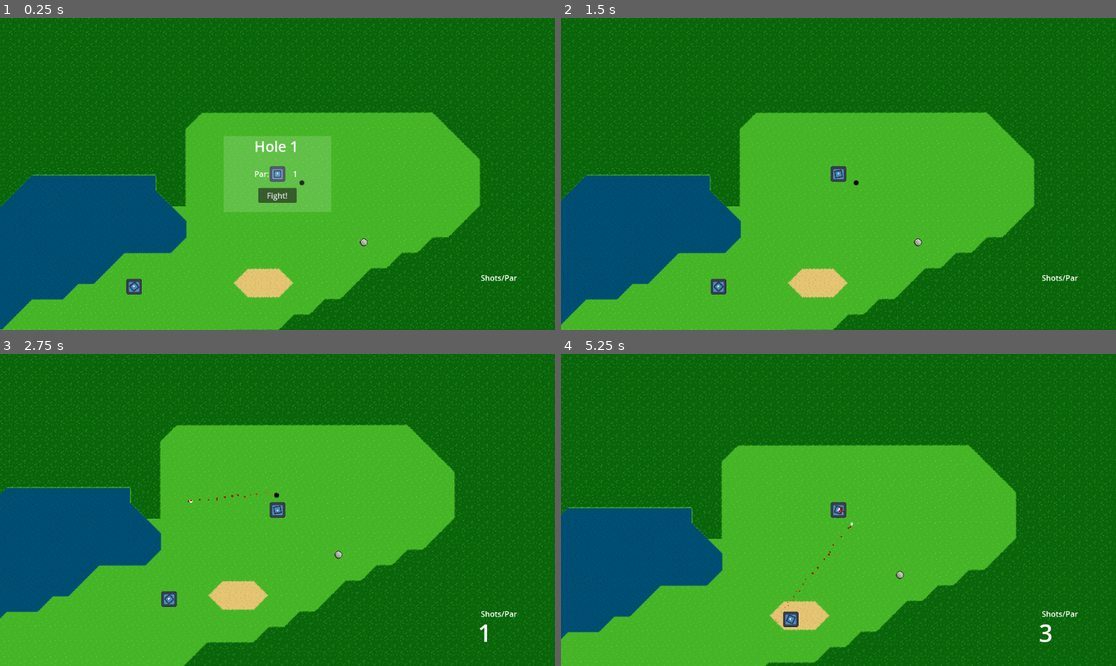
Above: before the commit, frames 1-4 (two rows, left to right).
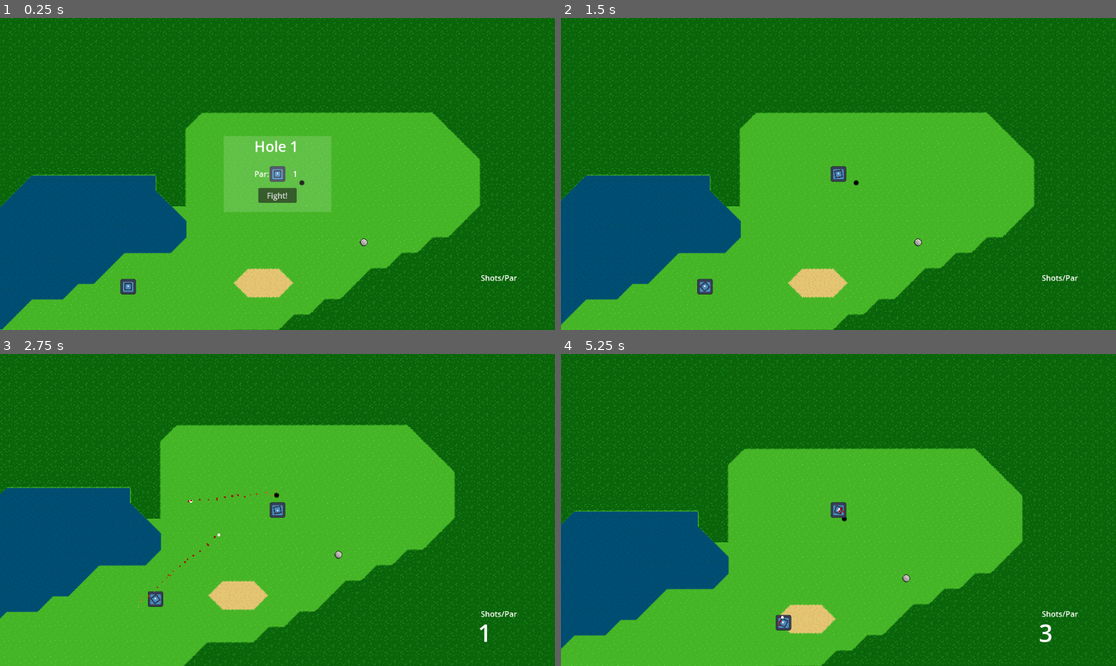
Above: after the commit, the same moments.

Repository: Sabertooth-Software/Bunker-Buster
Game: Godot game, scene res://Scenes/Levels/Hole 1.tscn
Two runs of this game, one before a commit and one after it. Both use one fixed random seed, a clock stepped at 60 frames per second and the inputs below. The engine's default icon, where the game draws it, is replaced by a stand-in: a white triangle on a blue panel in a dark square.
Inputs (mouse positions are in pixels of both pictures, inside the frame that each line leads up to):
- Up to frame 1 (0.25 s): no input
- Up to frame 2 (1.5 s): click "Fight!" at 0.5 s; move the mouse to (960, 158) at 1.27 s; press the mouse at (960, 158) at 1.28 s; hold Right (right) from 1.28 s (still down)
- Up to frame 3 (2.75 s): move the mouse to (166, 525) at 2.02 s; release Right (right) at 2.03 s; release the mouse at (166, 525) at 2.03 s; hold S (down) from 2.03 s (still down); tap Space (shoot) at 2.1 s
- Up to frame 4 (5.25 s): move the mouse to (894, 441) at 2.77 s; release S (down) at 2.78 s; press the mouse at (894, 441) at 2.78 s; hold Right (right) 2.78-3.53 s; move the mouse to (810, 572) at 3.52 s; release the mouse at (810, 572) at 3.53 s; hold Up (up) 3.53-4.28 s; tap Space (shoot) at 3.6, 5.1 s; move the mouse to (1005, 556) at 4.27 s; press the mouse at (1005, 556) at 4.28 s; hold A (left) from 4.28 s (still down); move the mouse to (672, 463) at 5.02 s; release the mouse at (672, 463) at 5.03 s

The runs differ from the first frame. In frame 1, 0.2% of the frame differs, in the area x 21-26%, y 83-89%; in frame 2, 0.3%; in frame 3, 0.3%; in frame 4, 8.1%, in the area x 0-100%, y 0-100%.

Commit message:
Don't start until click start

Diff:
--- a/Scenes/Components/GUI.tscn
+++ b/Scenes/Components/GUI.tscn
@@ -8,6 +8,7 @@
 [sub_resource type="CanvasTexture" id="CanvasTexture_ikrlt"]
 
 [node name="GUI" type="CanvasLayer"]
+process_mode = 3
 
 [node name="UI" type="Control" parent="."]
 layout_mode = 3
--- a/Scenes/Components/StartUIBox.gd
+++ b/Scenes/Components/StartUIBox.gd
@@ -7,6 +7,8 @@
 	var level_data: LevelData = SceneManager.get_level_data()
 	par.set_text(str(level_data.par))
 	level_name.set_text("Hole " + str(level_data.level_number))
+	get_tree().paused = true
 
 func _on_start_level_pressed():
+	get_tree().paused = false
 	get_node("Scorecard").hide()
--- a/Scripts/Components/ShotCounter.gd
+++ b/Scripts/Components/ShotCounter.gd
@@ -23,7 +23,7 @@
 func _on_tank_destroy():
 	var groups: Array = get_tree().get_nodes_in_group(tank_group)
 	print(groups)
-	if groups.size() == 0:
+	if groups.size() <= 1:
 		GameModeManager.change_mode.emit(GameModeManager.Mode.GOLF)
 
 func get_current_score() -> int:
--- a/Scripts/MainCharacter.gd
+++ b/Scripts/MainCharacter.gd
@@ -5,6 +5,7 @@
 
 func _ready():
 	super._ready()
+	add_to_group(ShotCounter.tank_group)
 
 func _process(_delta):
 	if GameModeManager.get_current_mode() == GameModeManager.Mode.TANKS:
